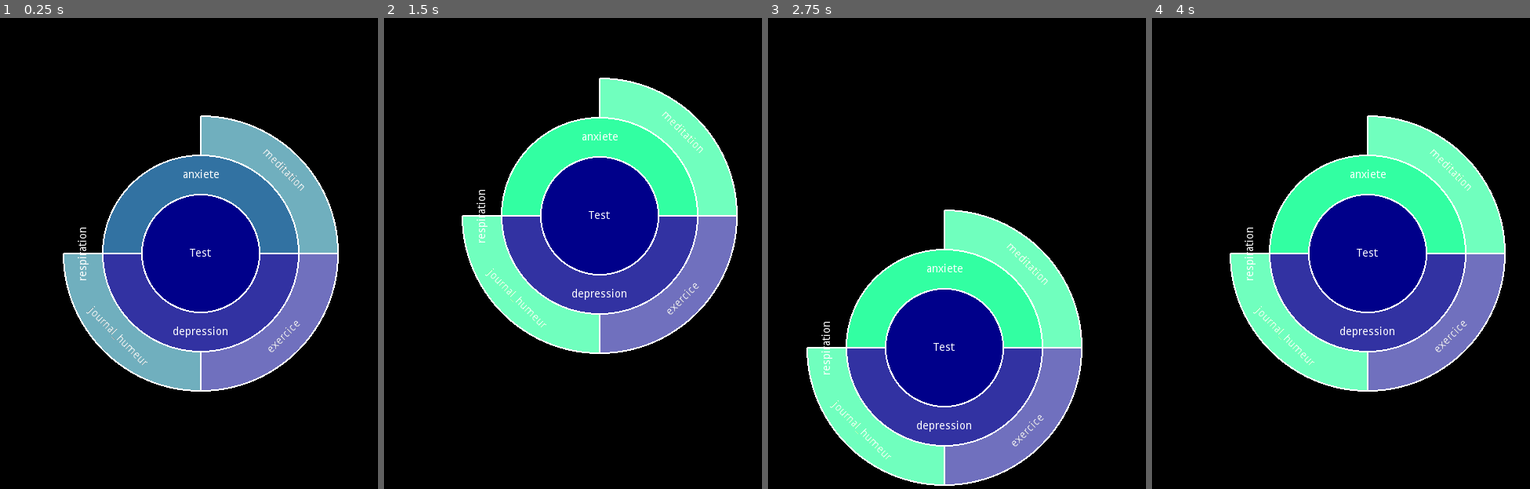
Above: before the commit, frames 1-4 (left to right).
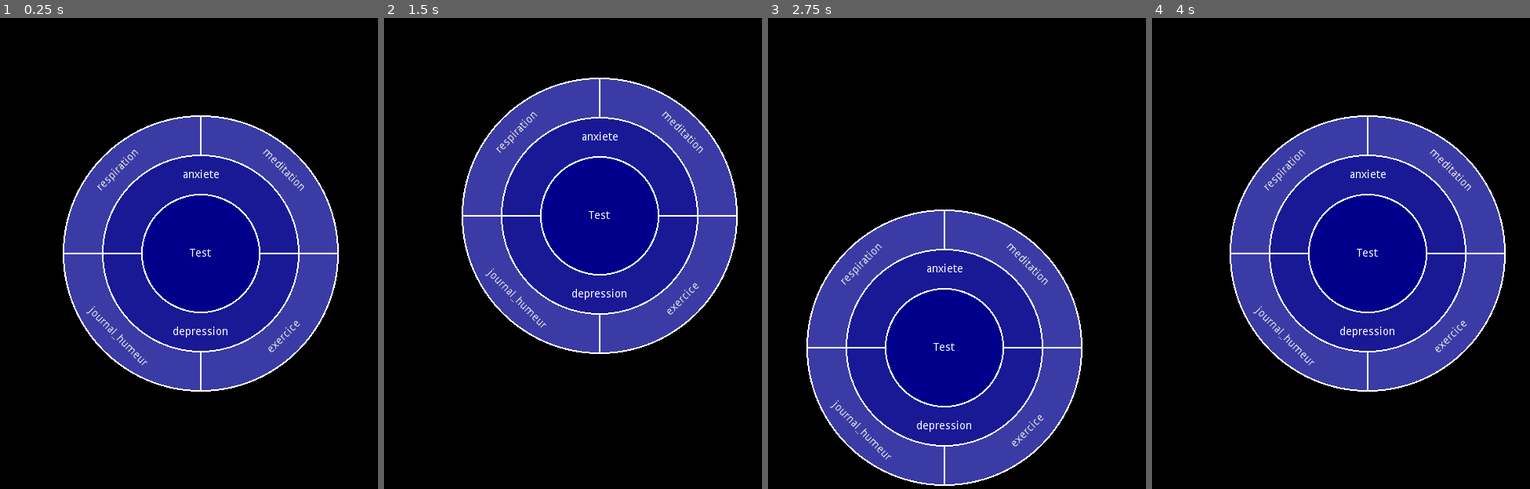
Above: after the commit, the same moments.

Repository: StrayEddy/GoMental
Game: Godot game, scene res://Main.tscn
Same seed, same stepped clock (60 frames per second), same inputs: the game is played once before the commit and once after it.
Inputs (mouse positions are in pixels of both pictures, inside the frame that each line leads up to):
- Up to frame 1 (0.25 s): no input
- Up to frame 2 (1.5 s): tap Enter at 0.5 s; drag from (584, 253) to (618, 149) at 0.52 s; tap Space at 1.25 s; drag from (618, 149) to (561, 347) at 1.27 s
- Up to frame 3 (2.75 s): tap Enter at 2, 2.3 s; hold Right from 2.03 s (still down); hold Tab from 2.03 s (still down); click (945, 347) at 2.17 s
- Up to frame 4 (4 s): release Right at 2.75 s; release Tab at 2.75 s; tap Space at 2.75 s; drag from (1329, 347) to (1231, 182) at 2.77 s; tap Enter at 3.5 s; drag from (1231, 182) to (1367, 253) at 3.52 s

The runs differ from the first frame. In frame 1, 26% of the frame differs, in the area x 16-90%, y 20-79%; in frame 2, 26%, in the area x 20-94%, y 12-71%; in frame 3, 26%; in frame 4, 26%.

Commit message:
Fix building placement of sunburst elements

Diff:
--- a/Neuron.gd
+++ /dev/null
@@ -1,68 +0,0 @@
-extends Node2D
-
-signal is_selected(neuron)
-signal is_moving(position)
-
-var mousein = false
-var dragging = false
-var mousePos
-var father = null
-var neurons = []
-
-func _ready():
-	pass # Replace with function body.
-
-func _process(delta):
-	if dragging:
-		var newMousePos = get_viewport().get_mouse_position()
-		var deltaPos = newMousePos - mousePos
-		self.position += deltaPos
-		mousePos = newMousePos
-		emit_signal("is_moving", self.position)
-
-func get_label():
-	return $CircleSprite/CenterContainer/Label.text
-
-func set_label(text):
-	$CircleSprite/CenterContainer/Label.text = text
-	show_label()
-	hide_plus()
-
-func set_father(neuron):
-	father = neuron
-	self.position = father.position + Vector2(0,150)
-
-func show_label():
-	$CircleSprite/CenterContainer.show()
-
-func hide_label():
-	$CircleSprite/CenterContainer.hide()
-
-func show_plus():
-	$CircleSprite/PlusSprite.show()
-
-func hide_plus():
-	$CircleSprite/PlusSprite.hide()
-
-func selected():
-	emit_signal("is_selected", self)
-
-func _on_Area2D_mouse_entered():
-	mousein = true
-	$CircleSprite.self_modulate = Color(1,1,1)
-	$CircleSprite/PlusSprite.self_modulate = Color(0,0,0)
-	$CircleSprite/CenterContainer/Label.set("custom_colors/font_color", Color(0,0,0))
-
-func _on_Area2D_mouse_exited():
-	mousein = false
-	$CircleSprite.self_modulate = Color(0.5,0.5,0.5)
-	$CircleSprite/PlusSprite.self_modulate = Color(1,1,1)
-	$CircleSprite/CenterContainer/Label.set("custom_colors/font_color", Color(1,1,1))
-
-func _on_Area2D_input_event(viewport, event, shape_idx):
-	if event is InputEventMouseButton:
-		if event.button_index == BUTTON_LEFT:
-			dragging = event.pressed
-			mousePos = get_viewport().get_mouse_position()
-		elif event.button_index == BUTTON_RIGHT and event.pressed:
-			selected()
--- a/Neuron.tscn
+++ /dev/null
@@ -1,64 +0,0 @@
-[gd_scene load_steps=8 format=2]
-
-[ext_resource path="res://Neuron.gd" type="Script" id=1]
-[ext_resource path="res://assets/circle.png" type="Texture" id=2]
-[ext_resource path="res://assets/new.png" type="Texture" id=3]
-[ext_resource path="res://assets/NotoSans-Bold.ttf" type="DynamicFontData" id=4]
-[ext_resource path="res://theme.theme" type="Theme" id=5]
-
-[sub_resource type="CircleShape2D" id=1]
-radius = 500.0
-
-[sub_resource type="DynamicFont" id=2]
-size = 120
-font_data = ExtResource( 4 )
-
-[node name="Neuron" type="Node2D" groups=[
-"Neuron",
-]]
-scale = Vector2( 0.1, 0.1 )
-script = ExtResource( 1 )
-
-[node name="Area2D" type="Area2D" parent="."]
-
-[node name="CollisionShape2D" type="CollisionShape2D" parent="Area2D"]
-shape = SubResource( 1 )
-
-[node name="CircleSprite" type="Sprite" parent="."]
-texture = ExtResource( 2 )
-
-[node name="PlusSprite" type="Sprite" parent="CircleSprite"]
-self_modulate = Color( 0, 0, 0, 1 )
-texture = ExtResource( 3 )
-
-[node name="CenterContainer" type="CenterContainer" parent="CircleSprite"]
-visible = false
-anchor_left = 0.5
-anchor_top = 0.5
-anchor_right = 0.5
-anchor_bottom = 0.5
-margin_left = -812.0
-margin_top = -587.0
-margin_right = -212.0
-margin_bottom = -437.0
-grow_horizontal = 2
-grow_vertical = 2
-mouse_filter = 2
-__meta__ = {
-"_edit_use_anchors_": false
-}
-
-[node name="Label" type="Label" parent="CircleSprite/CenterContainer"]
-margin_left = 300.0
-margin_right = 300.0
-margin_bottom = 165.0
-size_flags_horizontal = 3
-size_flags_vertical = 3
-theme = ExtResource( 5 )
-custom_fonts/font = SubResource( 2 )
-custom_colors/font_color = Color( 0, 0, 0, 1 )
-align = 1
-valign = 1
-[connection signal="input_event" from="Area2D" to="." method="_on_Area2D_input_event"]
-[connection signal="mouse_entered" from="Area2D" to="." method="_on_Area2D_mouse_entered"]
-[connection signal="mouse_exited" from="Area2D" to="." method="_on_Area2D_mouse_exited"]
--- a/Node.gd
+++ b/Node.gd
@@ -58,8 +58,8 @@
 	node.path = path + "/" + label
 	node.get_node("Label").text = label
 	node.level = level+1
-	node.color_unselected = color_unselected.lightened(node.level/10.0)
-	node.color_selected = color_selected.lightened(node.level/10.0)
+	node.color_unselected = color_unselected.lightened(node.level/20.0)
+	node.color_selected = color_selected.lightened(node.level/20.0)
 	node.color = node.color_unselected
 	node.connect("is_selected", Global.diagram, "node_is_selected")
 
@@ -78,9 +78,11 @@
 	for i in range(0, nb_children):
 		var child = children[i]
 		child.start_angle = start_angle + i*(end_angle - start_angle) / nb_children
-		child.end_angle = (i+1) * end_angle / nb_children
-		child.color.g += 0.25*i
-		child.color_unselected.g += 0.25*i
+		child.end_angle = start_angle + (i+1)*(end_angle - start_angle) / nb_children
+#		child.color.g = color.g + 0.25*i
+#		child.color_unselected.g = color_unselected.g + 0.25*i
+#		print(child.label)
+#		print(child.color_unselected)
 		child.update()
 
 	.update()
--- a/Sunburst.gd
+++ b/Sunburst.gd
@@ -47,7 +47,7 @@
 	root = node_scene.instance()
 	add_child(root)
 	build_tree(root, tree.label, tree.children)
-	root.update()
+	update_tree()
 
 func build_tree(node, label, children):
 	var nb_children = children.size()
@@ -59,7 +59,6 @@
 		build_tree(subnode, child.label, child.children)
 
 func add_node(label, parent_node):
-	print(parent_node.path)
 	var parent_leaf = find_leaf(tree, parent_node.path)
 	var new_leaf = {
 		"label": label,
